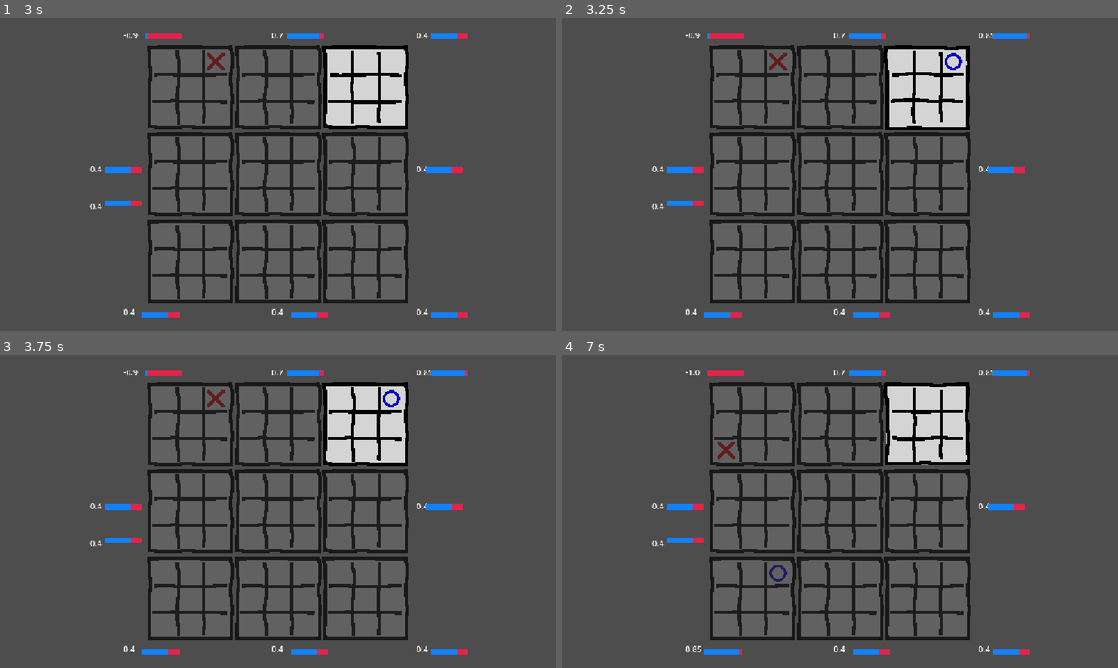
Above: before the commit, frames 1-4 (two rows, left to right).
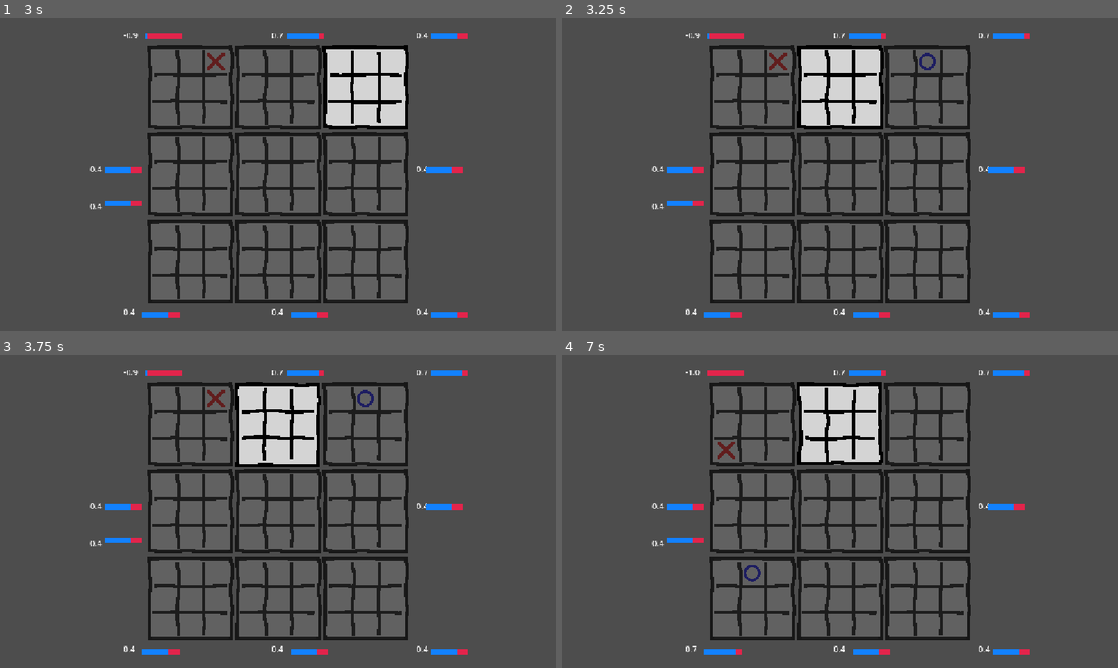
Above: after the commit, the same moments.

Repository: BecquerelBoy/MegaMorpion
Game: Godot game, scene res://Scene/main_menu.tscn
Two runs of this game, one before a commit and one after it. Both use one fixed random seed, a clock stepped at 60 frames per second and the inputs below.
Inputs (mouse positions are in pixels of both pictures, inside the frame that each line leads up to):
- Up to frame 1 (3 s): click (278, 165) at 0.5 s; tap Enter (ui_accept) at 1.25 s; drag from (166, 61) to (216, 111) at 1.27 s; drag from (189, 61) to (250, 237) at 2.02 s; move the mouse to (216, 61) at 2.77 s; hold Enter (ui_accept) from 2.78 s (still down); click (216, 61) at 2.92 s
- Up to frame 2 (3.25 s): keep holding Enter (ui_accept)
- Up to frame 3 (3.75 s): release Enter (ui_accept) at 3.5 s; drag from (166, 423) to (305, 398) at 3.52 s
- Up to frame 4 (7 s): drag from (751, 423) to (867, 398) at 4.27 s; drag from (778, 423) to (756, 433) at 5.02 s; move the mouse to (728, 448) at 5.77 s; hold Enter (ui_accept) 5.78-6.5 s; click (728, 448) at 5.92 s; drag from (751, 448) to (728, 527) at 6.52 s

Frame 1 is identical in both runs. In frame 2, 7.4% of the frame differs, in the area x 42-84%, y 4-36%; in frame 3, 7.5%; in frame 4, 7.8%, in the area x 23-84%, y 4-96%.

Commit message:
Nouvelle IA
Nouvelle version de l'ia qui predit les mouvement du joueur

Diff:
--- a/mega-morpion/Script/main.gd
+++ b/mega-morpion/Script/main.gd
@@ -165,6 +165,7 @@
 
 	update_playable_cases()
 
+# --- IA : joue pour les ronds avec analyse des coups adverses ---
 func ia_play():
 	if current_player != "circle" or game_over:
 		return
@@ -185,17 +186,11 @@
 			if grande_case.grid_state[j] != null:
 				continue
 
-			# Simulation : l'IA jouerait dans (i, j)
-			var next_big = j
-
-			# Si la case de destination est déjà finie => joueur peut jouer n'importe où
-			if grande_case_states.get(next_big, null) != null:
-				next_big = null
-
-			var predicted_score = evaluate_future_case_with_simulation(i, j, next_big)
-
-			if predicted_score > best_score:
-				best_score = predicted_score
+			# Évaluer ce coup en profondeur
+			var move_score = evaluate_move_with_depth(i, j)
+
+			if move_score > best_score:
+				best_score = move_score
 				best_grande = i
 				best_petite = j
 
@@ -227,57 +222,144 @@
 		update_playable_cases()
 
 
-# Évalue la "valeur" de la future grande case où le JOUEUR devra jouer,
-# en tenant compte d'une simulation où l'IA aurait joué (simulated_big, simulated_small).
-# - simulated_big, simulated_small : emplacement simulé du coup de l'IA (1..9)
-# - target_big_case : la grande case où le joueur devra jouer après (ou null si joueur peut jouer n'importe où)
-# Retourne un float (plus élevé = meilleur pour les ronds)
-func evaluate_future_case_with_simulation(simulated_big: int, simulated_small: int, target_big_case):
-	# Si target_big_case == null -> joueur peut jouer n'importe où :
-	# on prend le meilleur score parmi toutes les grandes cases jouables après la simulation.
-	# Simulation n'affecte que la grande case simulated_big.
-	# Pour simuler, on modifie temporairement GameState.big_grid_state.
-
-	# Préparation : savoir si on doit simuler (seulement si simulated_big valide)
-	var did_simulate := false
-	if simulated_big >= 1 and simulated_big <= 9:
-		# Ajouter temporairement la position dans GameState
-		var sim_list = GameState.big_grid_state[simulated_big]["circle"]
-		# éviter double-ajout si la position est déjà présente (au cas où)
-		if simulated_small not in sim_list:
-			sim_list.append(simulated_small)
-			did_simulate = true
-
-	# Calcul du score après simulation
-	var result_score := -INF
-
-	if target_big_case == null:
-		# joueur peut jouer partout -> on regarde toutes les grandes cases encore jouables
-		for k in range(1, 10):
-			if grande_case_states.get(k, null) != null:
-				continue
-			var s = GridEvaluator.evaluate_big_case(k)
-			# On maximise le score pour les ronds
-			if s > result_score:
-				result_score = s
+# Évalue un coup de l'IA en simulant les réponses possibles du joueur
+func evaluate_move_with_depth(ia_big: int, ia_small: int) -> float:
+	# Déterminer où le joueur devra jouer après ce coup
+	var player_next_big = ia_small
+	if grande_case_states.get(player_next_big, null) != null:
+		player_next_big = null  # Joueur peut jouer partout
+
+	# Simuler le coup de l'IA
+	var sim_list = GameState.big_grid_state[ia_big]["circle"]
+	sim_list.append(ia_small)
+
+	# Score initial : évaluation directe de la position
+	var base_score = 0.0
+
+	# 1. Évaluer si ce coup gagne la grande case
+	if check_simulated_win(ia_big, "circle"):
+		base_score += 10.0  # Gagner une grande case est excellent
+
+	# 2. Évaluer si ce coup bloque une victoire adverse
+	var _sim_cross = GameState.big_grid_state[ia_big]["cross"]
+	if check_would_win(ia_big, ia_small, "cross"):
+		base_score += 5.0  # Bloquer une victoire est important
+
+	# 3. Analyser les coups possibles du joueur
+	var player_responses_score = analyze_player_responses(player_next_big)
+
+	# Le score final combine la valeur du coup ET les opportunités laissées à l'adversaire
+	var final_score = base_score - player_responses_score
+
+	# Annuler la simulation
+	sim_list.erase(ia_small)
+
+	return final_score
+
+
+# Analyse tous les coups possibles du joueur après un coup de l'IA
+func analyze_player_responses(player_next_big) -> float:
+	var worst_case_for_ia = -INF  # Le meilleur score que le joueur peut obtenir
+
+	if player_next_big == null:
+		# Le joueur peut jouer partout : analyser toutes les grandes cases
+		for big_idx in range(1, 10):
+			if grande_case_states.get(big_idx, null) != null:
+				continue  # Case déjà gagnée
+
+			var best_in_case = analyze_player_moves_in_case(big_idx)
+			if best_in_case > worst_case_for_ia:
+				worst_case_for_ia = best_in_case
 	else:
-		# joueur forcé dans target_big_case
-		# si la target est finie (par sécurité), on retourne -INF
-		if grande_case_states.get(target_big_case, null) != null:
-			result_score = -INF
+		# Le joueur est forcé dans une case spécifique
+		if grande_case_states.get(player_next_big, null) == null:
+			worst_case_for_ia = analyze_player_moves_in_case(player_next_big)
 		else:
-			result_score = GridEvaluator.evaluate_big_case(target_big_case)
-
-	# Annuler la simulation si on l'a faite
-	if did_simulate:
-		var sim_list2 = GameState.big_grid_state[simulated_big]["circle"]
-		# retirer la première occurrence de simulated_small
-		for idx in range(sim_list2.size()):
-			if sim_list2[idx] == simulated_small:
-				sim_list2.remove_at(idx)
-				break
-
-	return result_score
+			# La case est déjà gagnée, le joueur peut jouer partout
+			for big_idx in range(1, 10):
+				if grande_case_states.get(big_idx, null) != null:
+					continue
+
+				var best_in_case = analyze_player_moves_in_case(big_idx)
+				if best_in_case > worst_case_for_ia:
+					worst_case_for_ia = best_in_case
+
+	return worst_case_for_ia if worst_case_for_ia != -INF else 0.0
+
+
+# Analyse tous les coups possibles du joueur dans une grande case donnée
+func analyze_player_moves_in_case(big_idx: int) -> float:
+	var grande_case = grandes_cases[big_idx - 1]
+	var best_player_score = -INF
+
+	for small_idx in range(1, 10):
+		if grande_case.grid_state[small_idx] != null:
+			continue
+
+		# Simuler le coup du joueur
+		var sim_cross = GameState.big_grid_state[big_idx]["cross"]
+		sim_cross.append(small_idx)
+
+		var move_value = 0.0
+
+		# Le joueur gagne-t-il cette grande case ?
+		if check_simulated_win(big_idx, "cross"):
+			move_value += 8.0  # Très mauvais pour l'IA
+
+		# Le joueur bloque-t-il une victoire de l'IA ?
+		if check_would_win(big_idx, small_idx, "circle"):
+			move_value += 3.0
+
+		# Évaluer la case où l'IA devra jouer ensuite
+		var ia_next_big = small_idx
+		if grande_case_states.get(ia_next_big, null) != null:
+			ia_next_big = null
+
+		# Ajouter le score de la position résultante
+		if ia_next_big == null:
+			# L'IA peut jouer partout : trouver la meilleure case pour l'IA
+			var best_ia_case_score = -INF
+			for next_big in range(1, 10):
+				if grande_case_states.get(next_big, null) == null:
+					var case_score = GridEvaluator.evaluate_big_case(next_big)
+					if case_score > best_ia_case_score:
+						best_ia_case_score = case_score
+			move_value -= best_ia_case_score  # Moins c'est bon pour l'IA, plus c'est mauvais
+		else:
+			# L'IA est forcée dans une case : évaluer cette case
+			var forced_score = GridEvaluator.evaluate_big_case(ia_next_big)
+			move_value -= forced_score
+
+		# Annuler la simulation
+		sim_cross.erase(small_idx)
+
+		if move_value > best_player_score:
+			best_player_score = move_value
+
+	return best_player_score if best_player_score != -INF else 0.0
+
+
+# Vérifie si un coup gagnerait une grande case (sans le placer réellement)
+func check_would_win(big_idx: int, small_idx: int, player: String) -> bool:
+	var positions = GameState.big_grid_state[big_idx][player].duplicate()
+	positions.append(small_idx)
+
+	for combo in [[1,2,3], [4,5,6], [7,8,9], [1,4,7], [2,5,8], [3,6,9], [1,5,9], [3,5,7]]:
+		if combo[0] in positions and combo[1] in positions and combo[2] in positions:
+			return true
+
+	return false
+
+
+# Vérifie si une grande case est gagnée dans la simulation actuelle
+func check_simulated_win(big_idx: int, player: String) -> bool:
+	var positions = GameState.big_grid_state[big_idx][player]
+
+	for combo in [[1,2,3], [4,5,6], [7,8,9], [1,4,7], [2,5,8], [3,6,9], [1,5,9], [3,5,7]]:
+		if combo[0] in positions and combo[1] in positions and combo[2] in positions:
+			return true
+
+	return false
 
 
 func _input(event):
